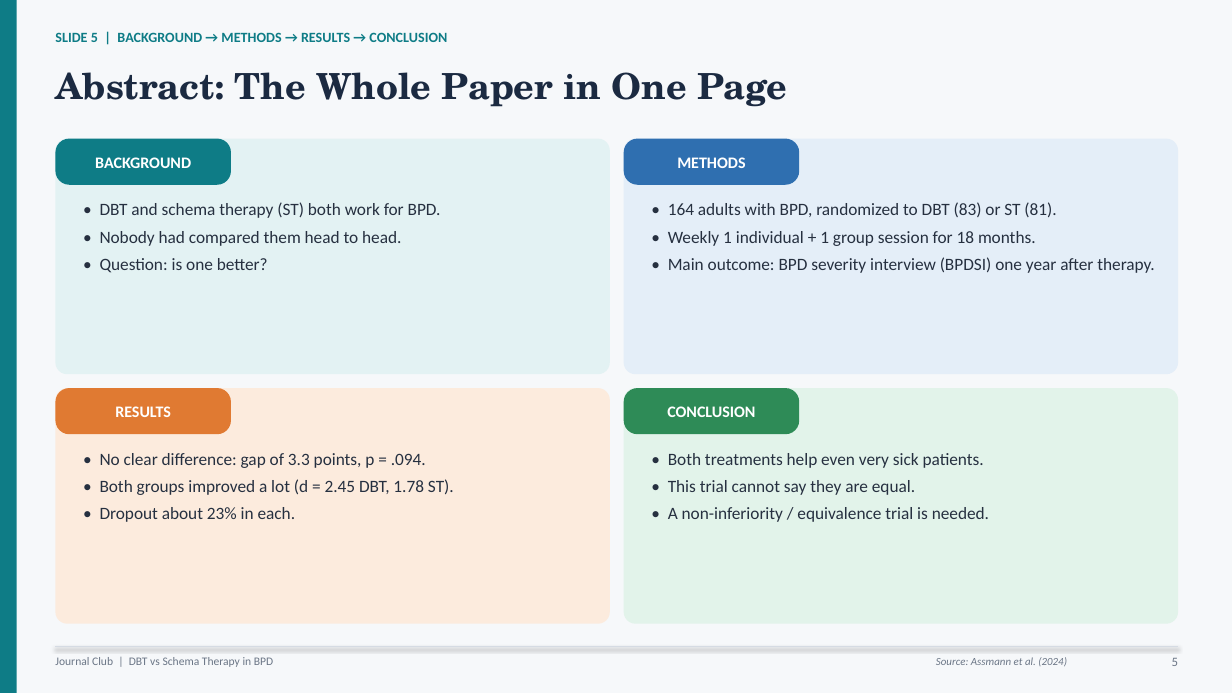
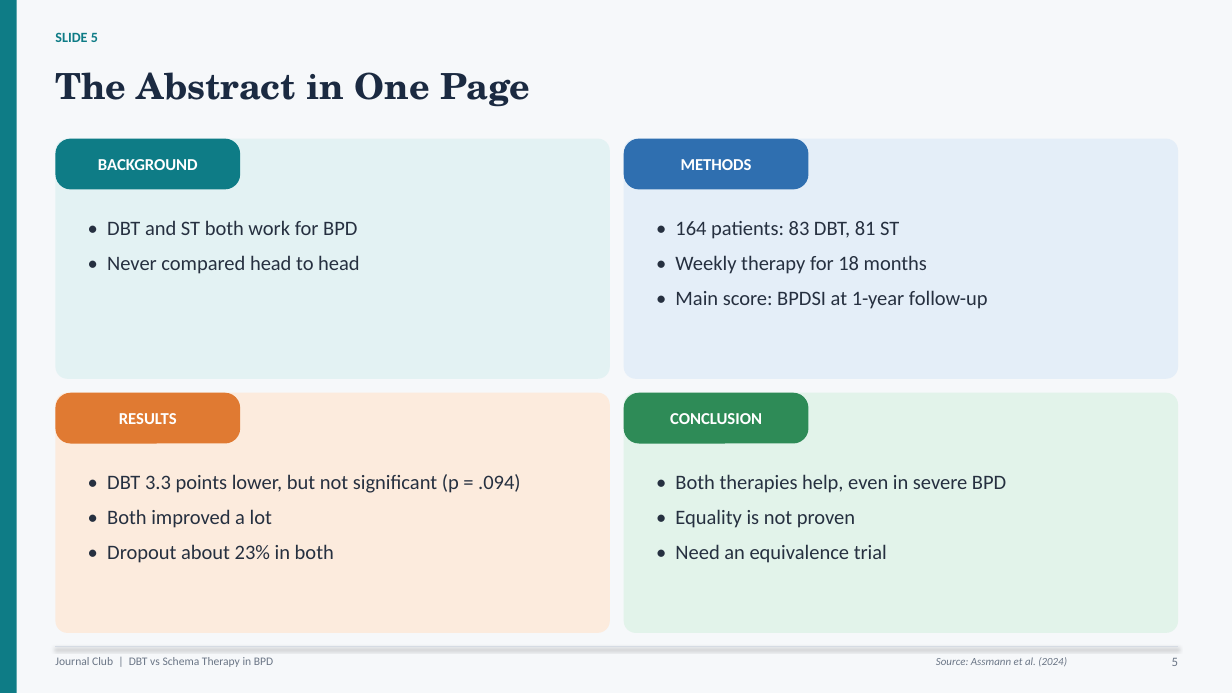
Before and after one commit to tejasdangodra786-byte/Dango-kiro, a slide deck: slide 5 of DBT_vs_Schema_Therapy_BPD_JournalClub.pptx. Drawn at 1232x693 pixels with LibreOffice and Linux fonts; fonts in the diff are those of the drawing. Boxes give left, top, right and bottom in pixels: in the first picture for what was removed or moved away, otherwise in the second. Text is boxed around its words. In the diff, an @@ line names an element or a change of style, - is before the commit and + after.

```diff
--- a/DBT_vs_Schema_Therapy_BPD_JournalClub.pptx
+++ b/DBT_vs_Schema_Therapy_BPD_JournalClub.pptx
@@ text at (x1=55, y1=32, x2=98, y2=42): text changed @@
-SLIDE 5 | BACKGROUND → METHODS → RESULTS → CONCLUSION
+SLIDE 5
@@ text at (x1=55, y1=72, x2=530, y2=107): text changed @@
-Abstract: The Whole Paper in One Page
+The Abstract in One Page
@@ rounded rectangle "BACKGROUND" resized from (x1=55, y1=139, x2=231, y2=185) to (x1=55, y1=139, x2=240, y2=189) @@
@@ rounded rectangle resized from (x1=55, y1=139, x2=610, y2=374) to (x1=55, y1=139, x2=610, y2=379) @@
@@ rounded rectangle "METHODS" resized from (x1=624, y1=139, x2=799, y2=185) to (x1=624, y1=139, x2=809, y2=189) @@
@@ rounded rectangle resized from (x1=624, y1=139, x2=1178, y2=374) to (x1=624, y1=139, x2=1178, y2=379) @@
@@ text at (x1=107, y1=220, x2=359, y2=274): text changed; size 13.5 to 16 pt @@
-• DBT and schema therapy (ST) both work for BPD.
-• Nobody had compared them head to head.
-• Question: is one better?
+• DBT and ST both work for BPD
+• Never compared head to head
@@ text at (x1=675, y1=221, x2=988, y2=309): text changed; size 13.5 to 16 pt @@
-• 164 adults with BPD, randomized to DBT (83) or ST (81).
-• Weekly 1 individual + 1 group session for 18 months.
-• Main outcome: BPD severity interview (BPDSI) one year after therapy.
+• 164 patients: 83 DBT, 81 ST
+• Weekly therapy for 18 months
+• Main score: BPDSI at 1-year follow-up
@@ rounded rectangle "RESULTS" resized from (x1=55, y1=388, x2=231, y2=434) to (x1=55, y1=393, x2=240, y2=444) @@
@@ rounded rectangle resized from (x1=55, y1=388, x2=610, y2=624) to (x1=55, y1=393, x2=610, y2=633) @@
@@ size 12.5 to 13 pt in 4 elements at (x1=55, y1=139, x2=240, y2=189), (x1=624, y1=139, x2=809, y2=189), (x1=55, y1=393, x2=240, y2=444), (x1=624, y1=393, x2=809, y2=444) @@
@@ rounded rectangle "CONCLUSION" resized from (x1=624, y1=388, x2=799, y2=434) to (x1=624, y1=393, x2=809, y2=444) @@
@@ rounded rectangle resized from (x1=624, y1=388, x2=1178, y2=624) to (x1=624, y1=393, x2=1178, y2=633) @@
@@ text at (x1=107, y1=474, x2=521, y2=563): text changed; size 13.5 to 16 pt @@
-• No clear difference: gap of 3.3 points, p = .094.
-• Both groups improved a lot (d = 2.45 DBT, 1.78 ST).
-• Dropout about 23% in each.
+• DBT 3.3 points lower, but not significant (p = .094)
+• Both improved a lot
+• Dropout about 23% in both
@@ text at (x1=675, y1=474, x2=1006, y2=563): text changed; size 13.5 to 16 pt @@
-• Both treatments help even very sick patients.
-• This trial cannot say they are equal.
-• A non-inferiority / equivalence trial is needed.
+• Both therapies help, even in severe BPD
+• Equality is not proven
+• Need an equivalence trial
```
Also in this commit, not shown: 35 other slides changed.
